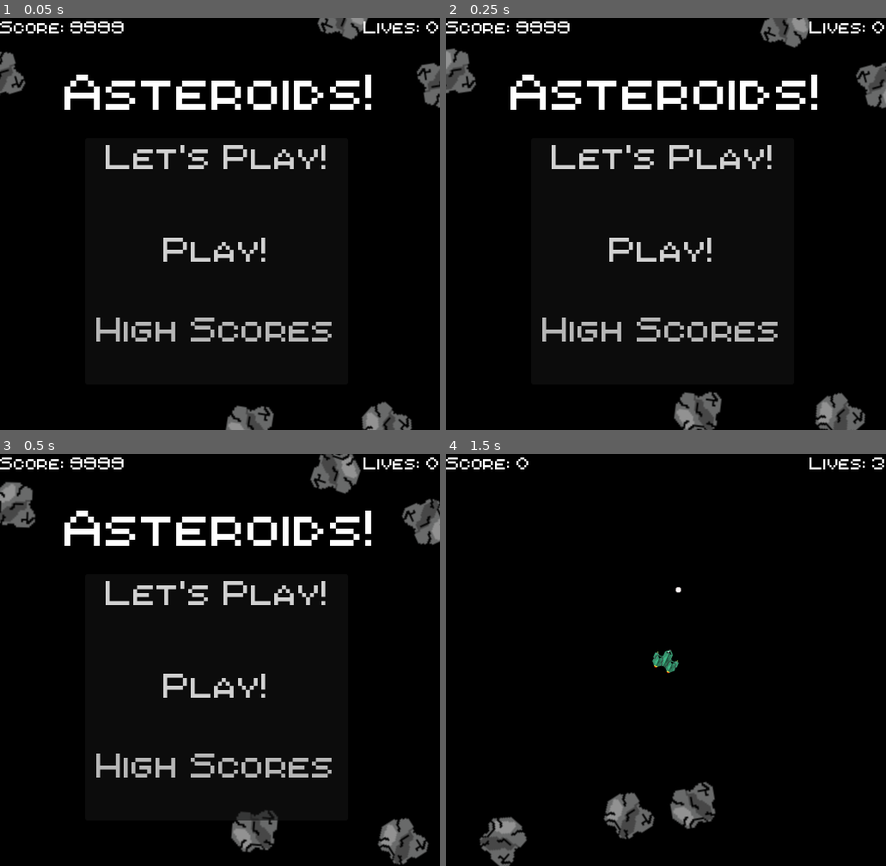
Above: before the commit, frames 1-4 (two rows, left to right).
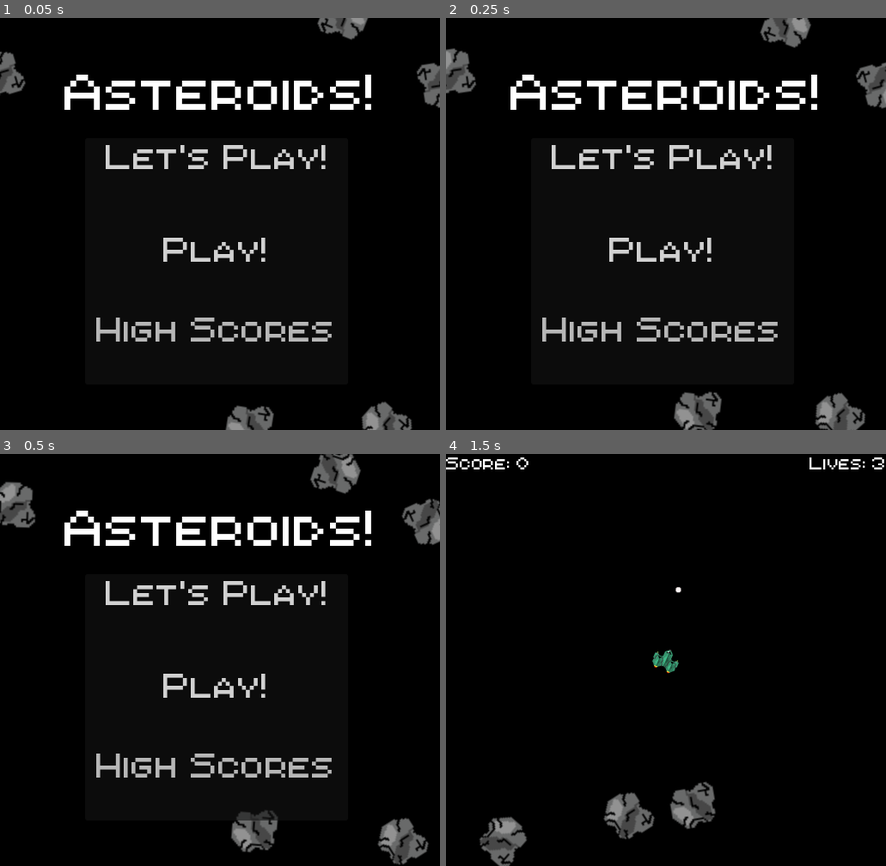
Above: after the commit, the same moments.

Repository: mgarrod193/Asteroids-Clone
Game: Godot game, scene res://Scenes/GameScene.tscn
Two runs of this game, one before a commit and one after it. Both use one fixed random seed, a clock stepped at 60 frames per second and the inputs below.
Inputs (mouse positions are in pixels of both pictures, inside the frame that each line leads up to):
- Up to frame 1 (0.05 s): no input
- Up to frame 2 (0.25 s): no input
- Up to frame 3 (0.5 s): no input
- Up to frame 4 (1.5 s): click "Play!" at 0.5 s; move the mouse to (762, 639) at 1.27 s; hold D (rotate_right) from 1.28 s (still down); click (762, 639) at 1.35 s

The runs differ from the first frame. In frame 1, 0.6% of the frame differs, in the area x 0-100%, y 0-4%; in frame 2, 0.6%; in frame 3, 0.6%; in frame 4, nothing differs.

Commit message:
Game can no longer become a loss on menu start screen

Diff:
--- a/Scripts/Player/player.gd
+++ b/Scripts/Player/player.gd
@@ -9,9 +9,10 @@
 @onready var collision_shape = $Hitbox/CollisionPolygon2D
 @onready var sprite = $Sprite2D
 
+
 func _on_hitbox_body_entered(body: Node2D) -> void:
 	#player hit by asteroid logic
-	if body.is_in_group("Asteroids"):
+	if body.is_in_group("Asteroids") and !is_invulnerable:
 		collision_shape.set_deferred("disabled", true)
 		hit.emit()
 		is_invulnerable = true
--- a/Scripts/game_scene.gd
+++ b/Scripts/game_scene.gd
@@ -27,6 +27,7 @@
 # Called when the node enters the scene tree for the first time.
 func _ready() -> void:
 	disable_player()
+	hud.hide()
 	high_score = Global.high_score
 	_spawn_wave(menu_wave)
 
@@ -38,6 +39,8 @@
 
 #called when play button pressed sets up initial game scene, lives and score
 func start_game():
+	hud.show()
+
 	#reset variables
 	lives = 3
 	score = 0
@@ -122,6 +125,7 @@
 	game_started = false
 	disable_player()
 	get_tree().call_group("Asteroids", "queue_free")
+	hud.hide()
 	menu.update_menu_message("Score: " + str(score),"You Lose!")
 	menu.show()
 
--- a/project.godot
+++ b/project.godot
@@ -24,6 +24,7 @@
 window/size/viewport_width=512
 window/size/viewport_height=480
 window/size/resizable=false
+window/stretch/scale_mode="integer"
 
 [file_customization]
 
